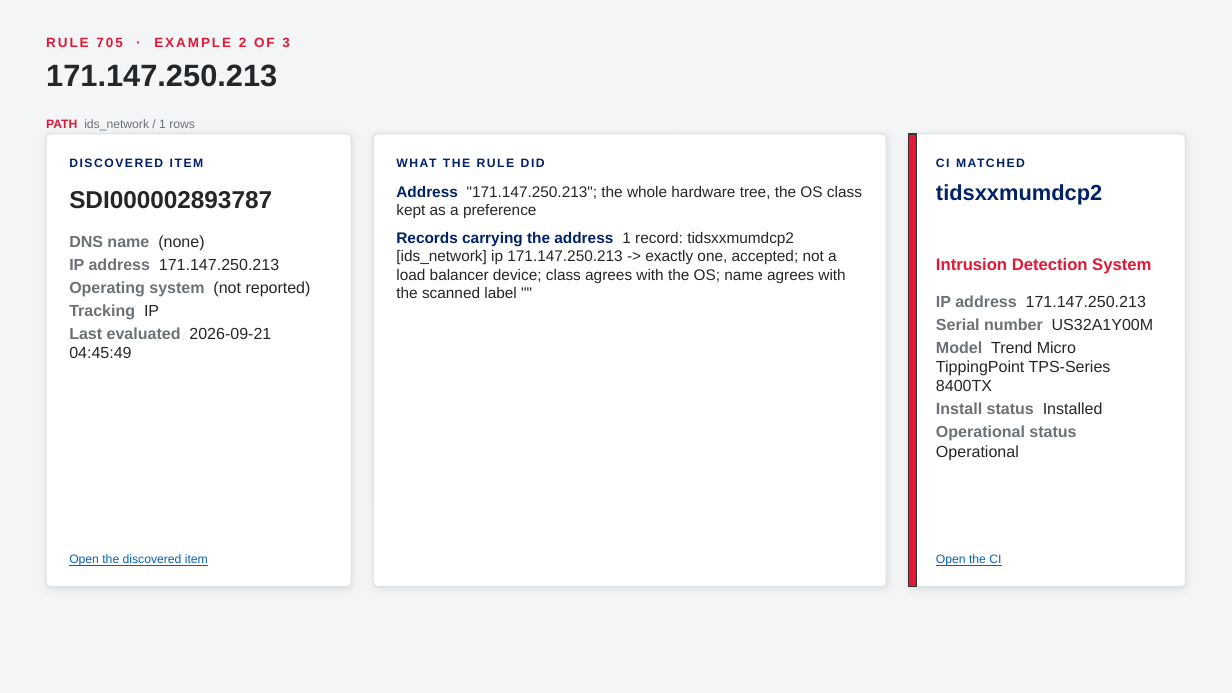
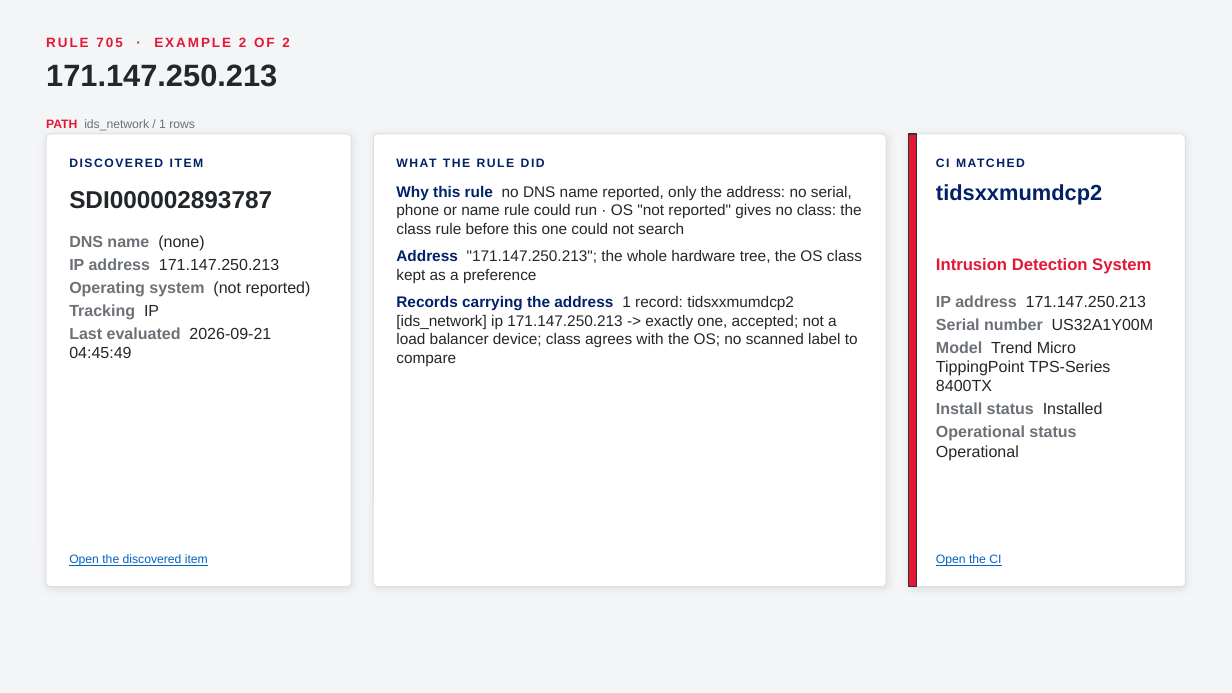
Before and after one commit to singhmihir/py, a slide deck: slide 71 of stories/qualys-ci-lookup-rules/Qualys CI Lookup Rules - CMDB Team Demo.pptx (slide 75 before the commit). Drawn at 1232x693 pixels with LibreOffice and Linux fonts; fonts in the diff are those of the drawing. Boxes give left, top, right and bottom in pixels: in the first picture for what was removed or moved away, otherwise in the second. Text is boxed around its words. In the diff, an @@ line names an element or a change of style, - is before the commit and + after.

```diff
--- a/stories/qualys-ci-lookup-rules/Qualys CI Lookup Rules - CMDB Team Demo.pptx
+++ b/stories/qualys-ci-lookup-rules/Qualys CI Lookup Rules - CMDB Team Demo.pptx
@@ text at [396,186,861,234]: paragraph added @@
+1. Why this rule no DNS name reported, only the address: no serial, phone or name rule could run · OS "not reported" gives no class: the class rule before this one could not search
@@ text at [396,296,858,366]: text changed @@
-2. Records carrying the address 1 record: tidsxxmumdcp2 [ids_network] ip 171.147.250.213 -> exactly one, accepted; not a load balancer device; class agrees with the OS; name agrees with the scanned label ""
+3. Records carrying the address 1 record: tidsxxmumdcp2 [ids_network] ip 171.147.250.213 -> exactly one, accepted; not a load balancer device; class agrees with the OS; no scanned label to compare
```
Also in this commit, not shown: 54 other slides changed, 1 slide added, 8 slides removed, 5 other files.
